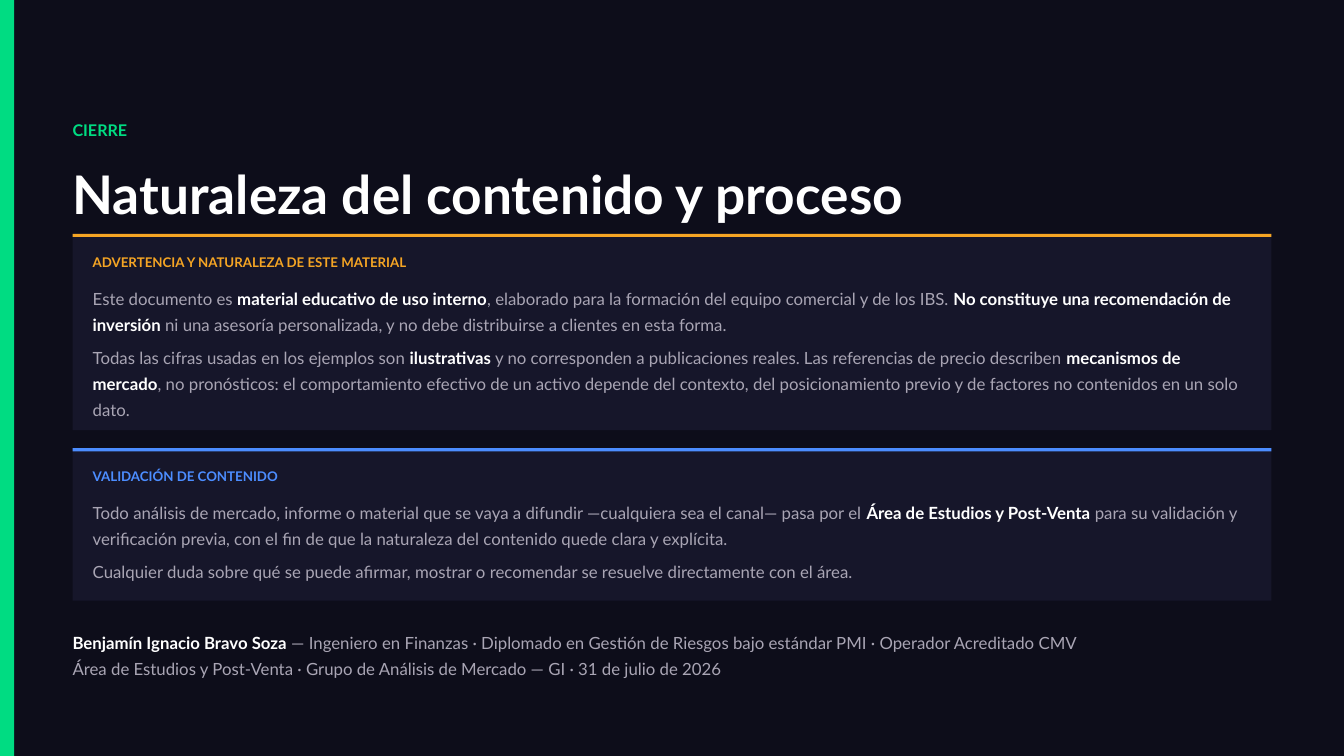
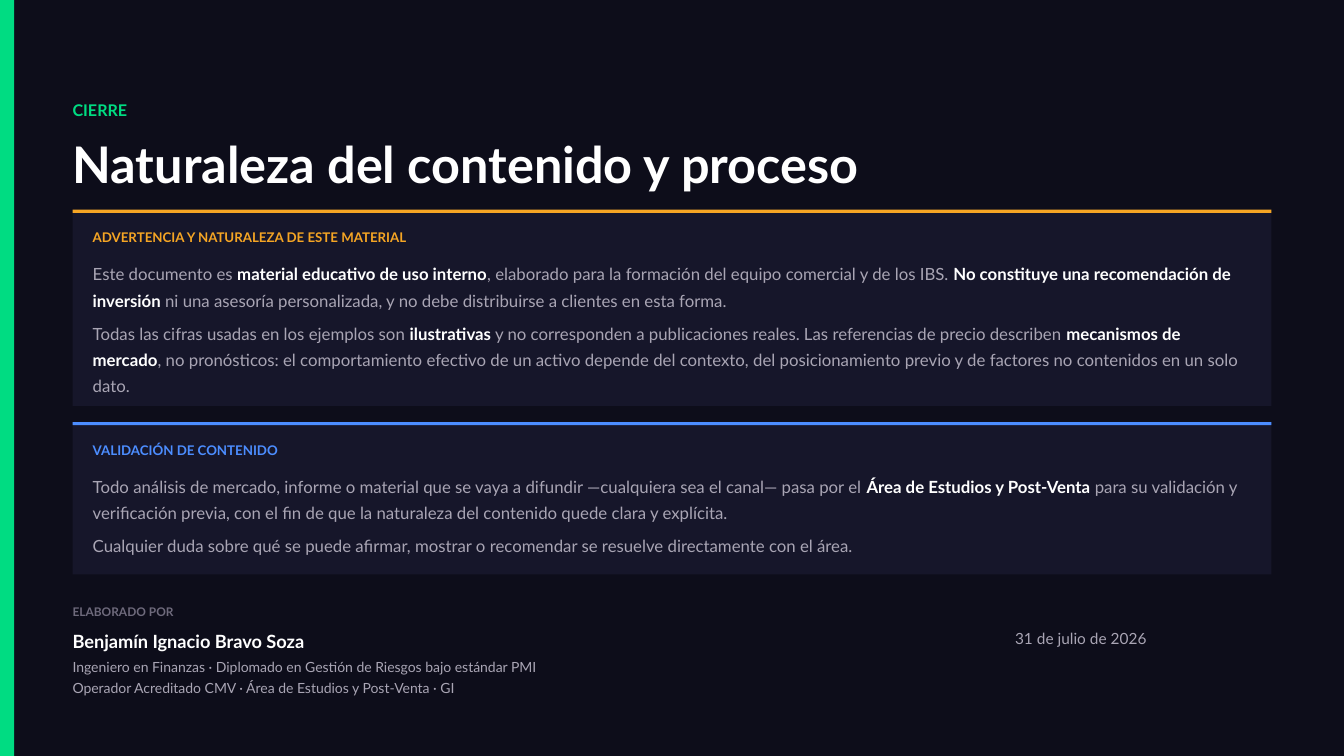
Before and after one commit to ramaDben/grupo-analisis-mercado, a slide deck: slide 55 of docs/capacitacion/Analisis Fundamental - Capacitacion GI.pptx. Drawn at 1344x756 pixels with LibreOffice and Linux fonts; fonts in the diff are those of the drawing. Boxes give left, top, right and bottom in pixels: in the first picture for what was removed or moved away, otherwise in the second. Text is boxed around its words. In the diff, an @@ line names an element or a change of style, - is before the commit and + after.

```diff
--- a/docs/capacitacion/Analisis Fundamental - Capacitacion GI.pptx
+++ b/docs/capacitacion/Analisis Fundamental - Capacitacion GI.pptx
@@ text "CIERRE": place and size @@
-text "CIERRE" at bbox=[73, 124, 128, 136]
+text "CIERRE" at bbox=[73, 104, 128, 116]
@@ text "Naturaleza del contenido y proceso": place and size @@
-text "Naturaleza del contenido y proceso" at bbox=[73, 174, 903, 223]
+text "Naturaleza del contenido y proceso" at bbox=[73, 145, 858, 192]
@@ text "Naturaleza del contenido y proceso" at bbox=[73, 145, 858, 192]: size 38 to 36 pt @@
@@ 4 texts, 4 rectangles: place and size @@
-4 texts, 4 rectangles at bbox=[73, 234, 1271, 601]
+4 texts, 4 rectangles at bbox=[73, 210, 1271, 575]
@@ text added at bbox=[73, 607, 174, 616], 8.5 pt, text #6E6A7C, bold @@
+ELABORADO POR
@@ text added at bbox=[73, 634, 304, 652], 13 pt, text #FFFFFF, bold @@
+Benjamín Ignacio Bravo Soza
@@ text added at bbox=[1015, 632, 1147, 647], 11 pt, text #A9A5B4 @@
+31 de julio de 2026
@@ text at bbox=[73, 661, 536, 675]: text changed; size 12 to 10 pt @@
-Benjamín Ignacio Bravo Soza — Ingeniero en Finanzas · Diplomado en Gestión de Riesgos bajo estándar PMI · Operador Acreditado CMV
-Área de Estudios y Post-Venta · Grupo de Análisis de Mercado — GI · 31 de julio de 2026
+Ingeniero en Finanzas · Diplomado en Gestión de Riesgos bajo estándar PMI
@@ text added at bbox=[73, 681, 454, 696], 10 pt, text #A9A5B4 @@
+Operador Acreditado CMV · Área de Estudios y Post-Venta · GI
```
Also in this commit, not shown: 7 other slides changed, 7 other files.
